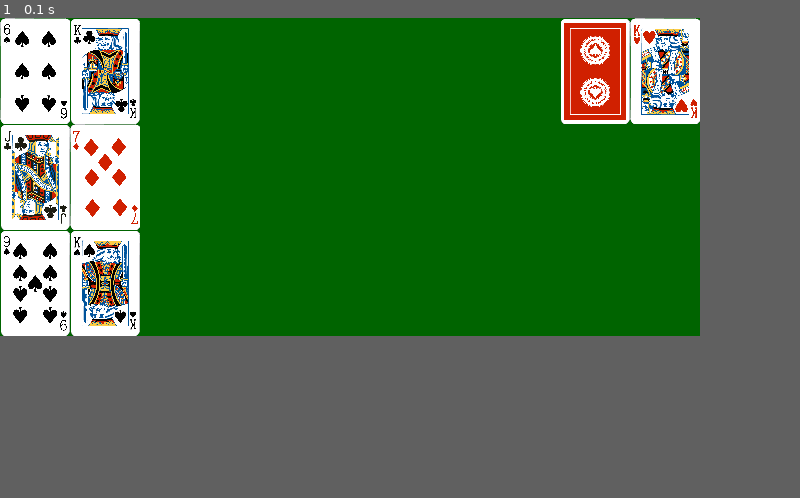
Above: before the commit, frame 1.
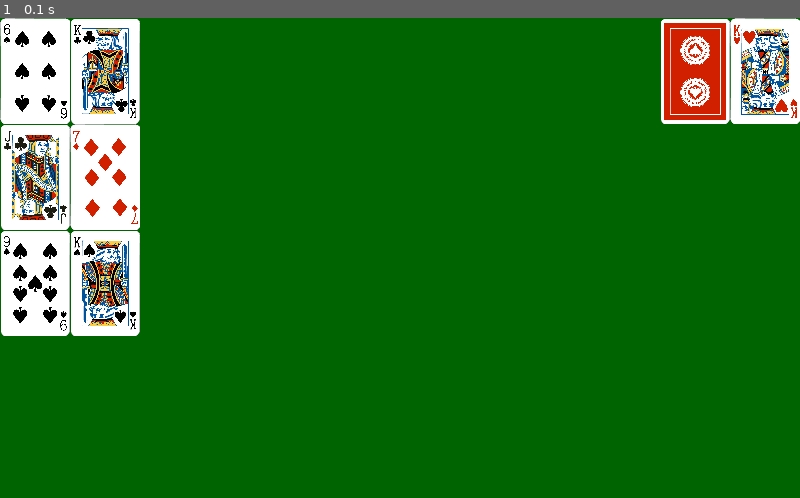
Above: after the commit, the same moment.

Repository: brandonvessel/CSC132
Game: pygame game, started from main.py
Two runs of this game, one before a commit and one after it. Both use one fixed random seed, a clock stepped at 60 frames per second and the inputs below. The source is Python 2; it was converted automatically to run under Python 3.
Inputs:
- Up to frame 1 (0.1 s): no input
The window is 700x318 before the commit and 800x480 after it. Grey fills any space a smaller window leaves; there, only what the larger window draws over its background counts as a difference.

The runs differ from the first frame. In frame 1, 6.2% of the frame differs, in the area x 70-100%, y 0-23%.

Commit message:
Adjusted aspect ratio
Made the game fullscreen for the pi.

Diff:
--- a/main.py
+++ b/main.py
@@ -424,13 +424,15 @@
 
 ##### Pygame Setup #####
 # Room values
-display_width = card_width * 10
-display_height = card_height * player_count
+#display_width = card_width * 10
+#display_height = card_height * player_count
+display_width = 800     # pi display width
+display_height = 480    # pi display height
 room_width = display_width      # just in case we decide to use these names later
 room_height = display_height    # just in case we decide to use these names later
 
 # Display
-gameDisplay = pygame.display.set_mode((display_width, display_height))
+gameDisplay = pygame.display.set_mode((display_width, display_height), pygame.FULLSCREEN)
 pygame.display.set_caption('Gambling.. But With Math')
 
 # Background colors
@@ -444,7 +446,7 @@
 
 
 ###########################################
-###############GPIO setup##################
+############## GPIO setup #################
 ###########################################
 buttons = [17, 16, 13]
 RGB_LED = [18, 19, 20, 21, 22, 23, 24, 25, 26]
